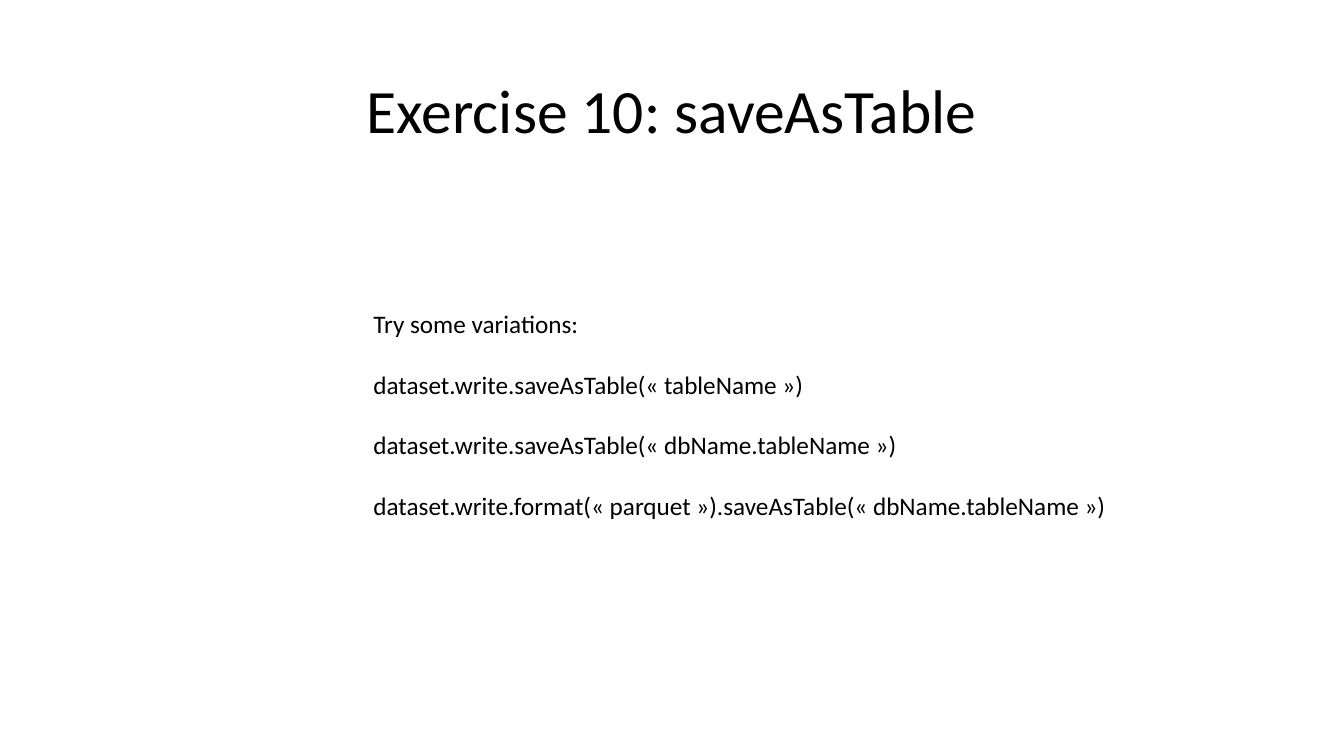
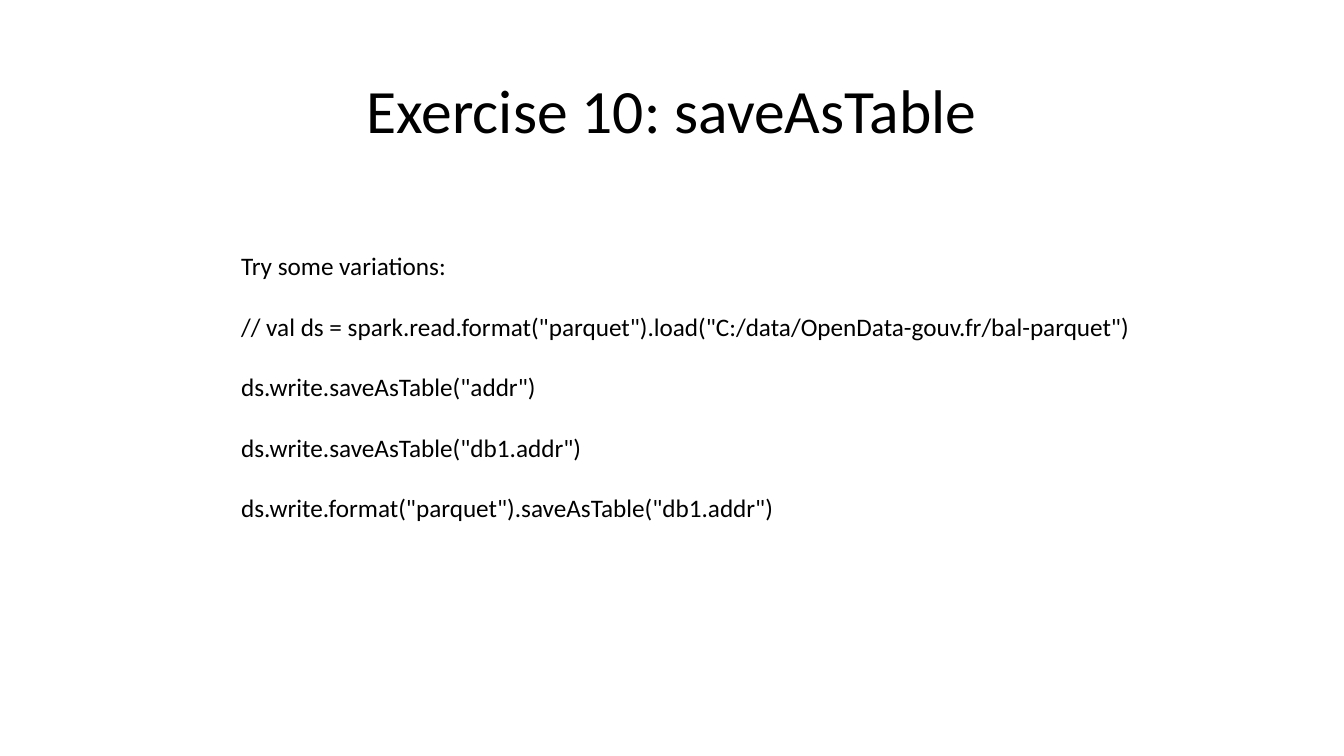
Before and after one commit to Arnaud-Nauwynck/presentations, a slide deck: slide 40 of pres-bigdata/Course-2022-Spark/BigData-Spark-TD3.pptx (slide 38 before the commit). Drawn at 1344x756 pixels with LibreOffice and Linux fonts; fonts in the diff are those of the drawing. Boxes give left, top, right and bottom in pixels: in the first picture for what was removed or moved away, otherwise in the second. Text is boxed around its words. In the diff, an @@ line names an element or a change of style, - is before the commit and + after.

```diff
--- a/pres-bigdata/Course-2022-Spark/BigData-Spark-TD3.pptx
+++ b/pres-bigdata/Course-2022-Spark/BigData-Spark-TD3.pptx
@@ text "Try some variations:": place and size @@
-text "Try some variations:" at (373,315,1079,519)
+text "Try some variations:" at (241,257,1129,521)
@@ text at (241,317,1129,521): text changed @@
-dataset.write.saveAsTable(« tableName »)
-dataset.write.saveAsTable(« dbName.tableName »)
-dataset.write.format(« parquet »).saveAsTable(« dbName.tableName »)
+// val ds = spark.read.format("parquet").load("C:/data/OpenData-gouv.fr/bal-parquet")
+ds.write.saveAsTable("addr")
+ds.write.saveAsTable("db1.addr")
+ds.write.format("parquet").saveAsTable("db1.addr")
```
Also in this commit, not shown: 18 other slides changed, 6 slides added, 15 other files.
